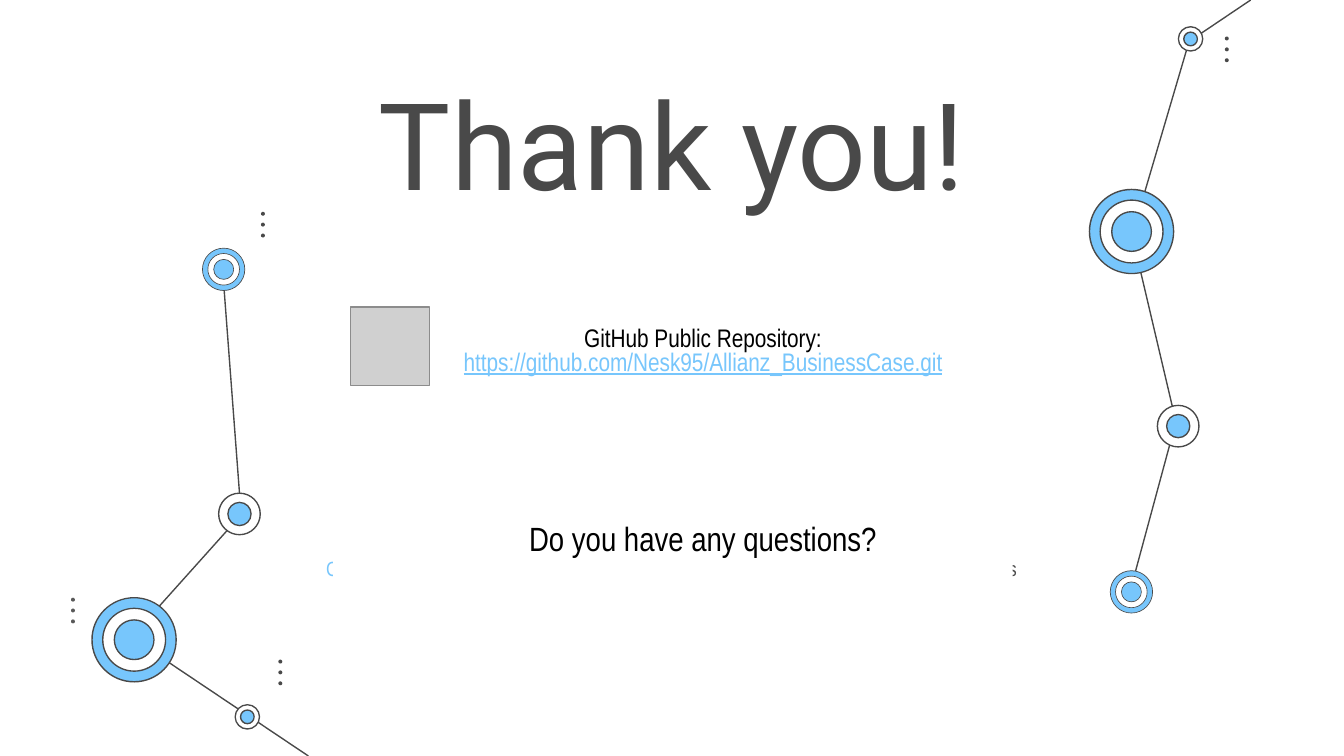
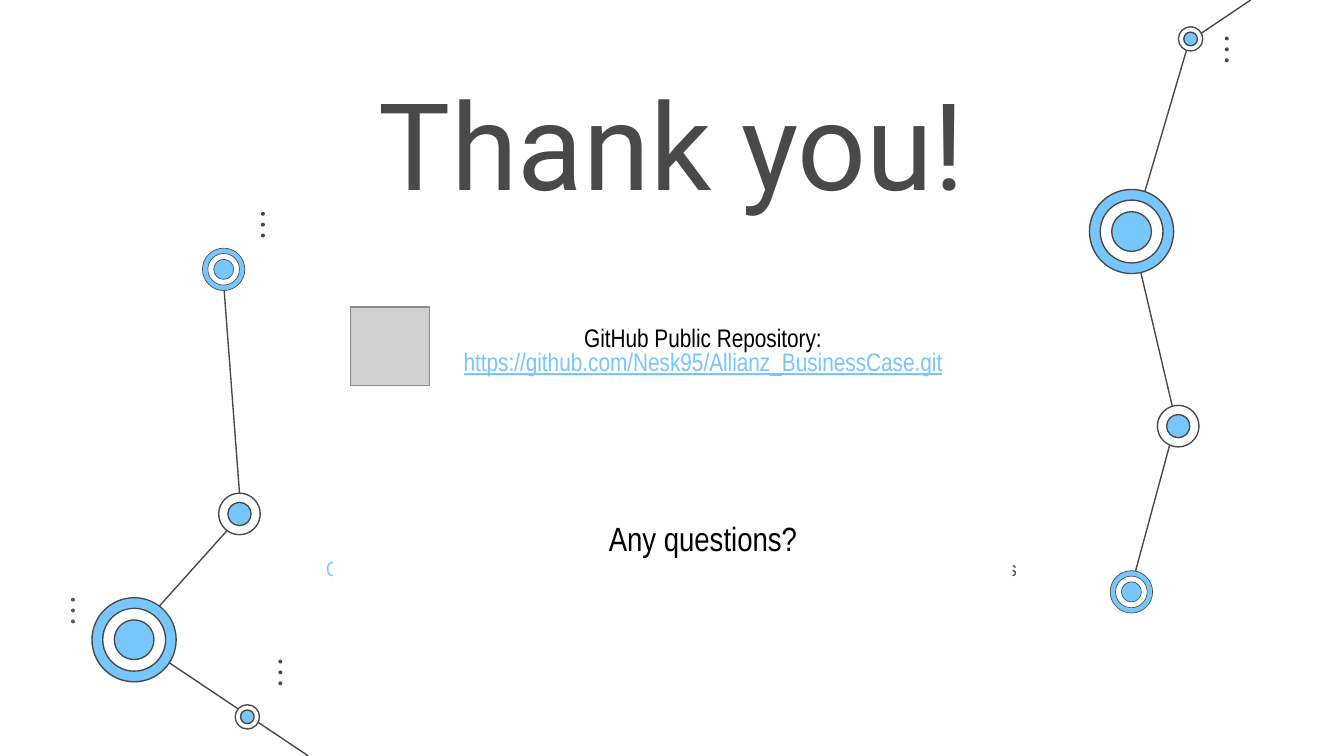
Before and after one commit to Nesk95/Allianz_BusinessCase, a slide deck: slide 12 of Allianz Business Case - Presentation.pptx. Drawn at 1344x756 pixels with LibreOffice and Linux fonts; fonts in the diff are those of the drawing; grey boxes stand for pictures. Boxes give left, top, right and bottom in pixels: in the first picture for what was removed or moved away, otherwise in the second. Text is boxed around its words. In the diff, an @@ line names an element or a change of style, - is before the commit and + after.

```diff
--- a/Allianz Business Case - Presentation.pptx
+++ b/Allianz Business Case - Presentation.pptx
@@ subtitle at box(609, 526, 797, 558): text changed @@
-Do you have any questions?
+Any questions?
```
Also in this commit, not shown: 3 other slides changed, 1 other file.
